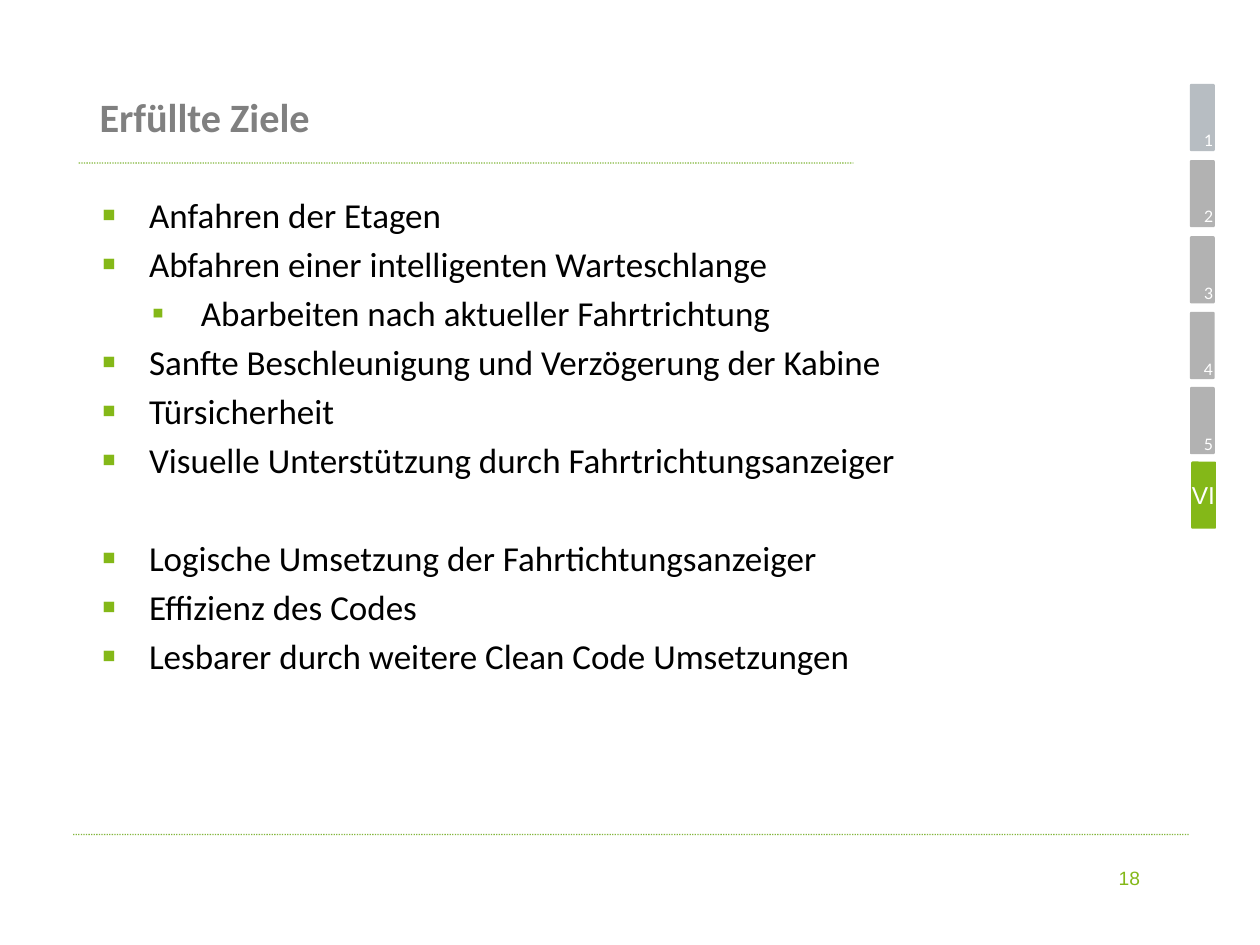
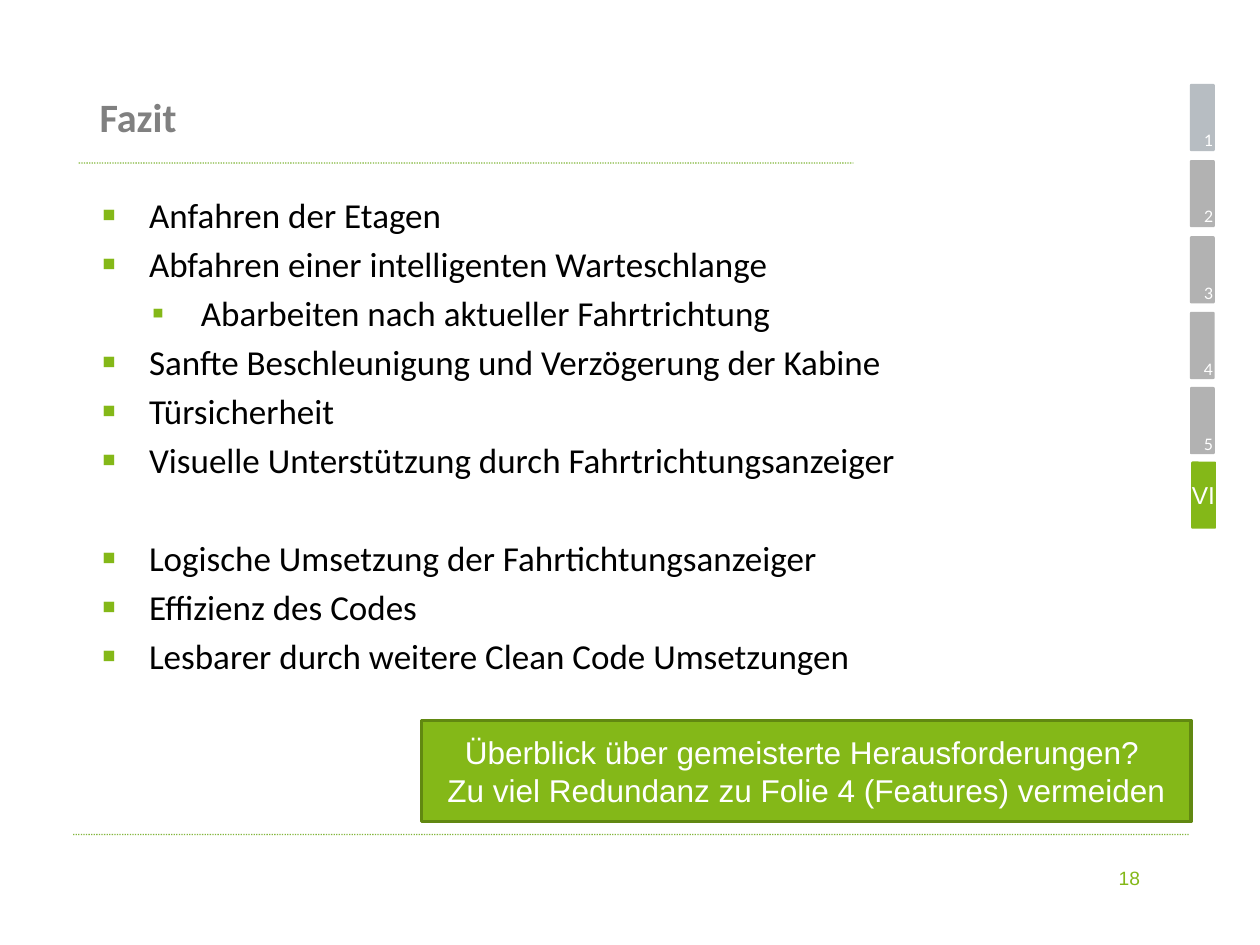
Before and after one commit to koeni90/elevatorUML, a slide deck: slide 18 of Präsentation ohne Ausgeblendete Folie.pptx. Drawn at 1260x945 pixels with LibreOffice and Linux fonts; fonts in the diff are those of the drawing; background and template pictures are left out. Boxes give left, top, right and bottom in pixels: in the first picture for what was removed or moved away, otherwise in the second. Text is boxed around its words. In the diff, an @@ line names an element or a change of style, - is before the commit and + after.

```diff
--- a/Präsentation ohne Ausgeblendete Folie.pptx
+++ b/Präsentation ohne Ausgeblendete Folie.pptx
@@ title at (100,104,177,132): text changed @@
-Erfüllte Ziele
+Fazit
@@ rectangle added at (422,721,1192,822), fill #84B818, outline #628812 2 pt, 18 pt, text #FFFFFF @@
+Überblick über gemeisterte Herausforderungen?
+Zu viel Redundanz zu Folie 4 (Features) vermeiden
```
Also in this commit, not shown: 6 other slides changed.
